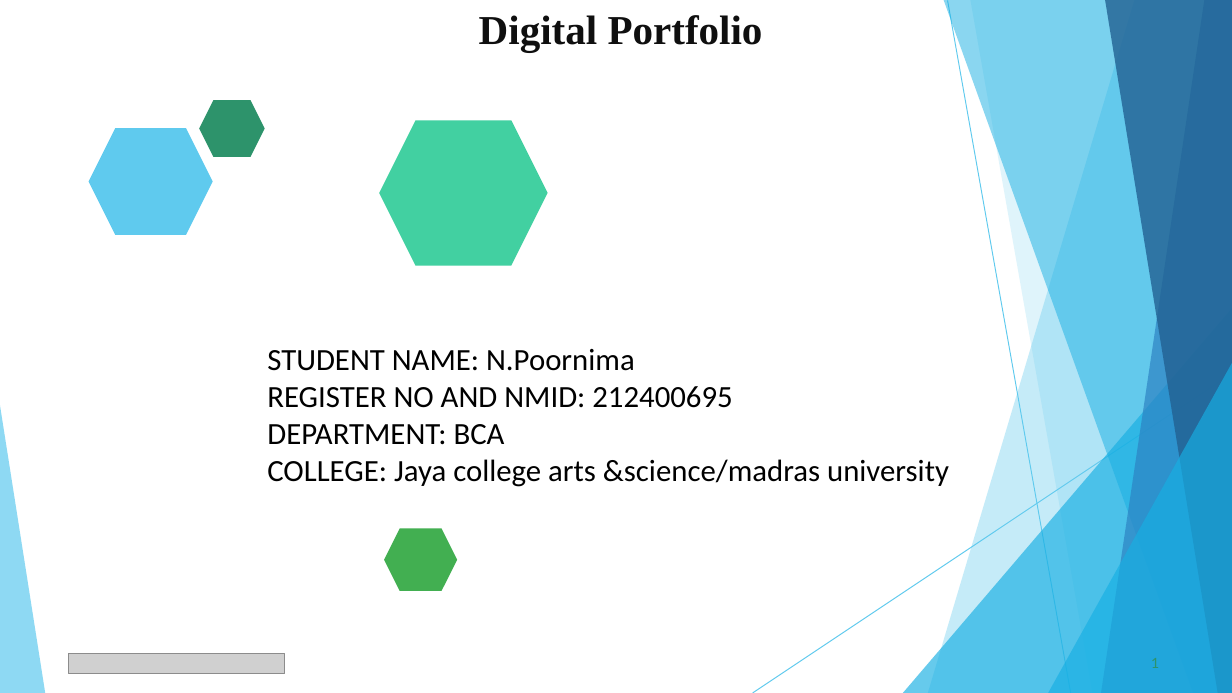
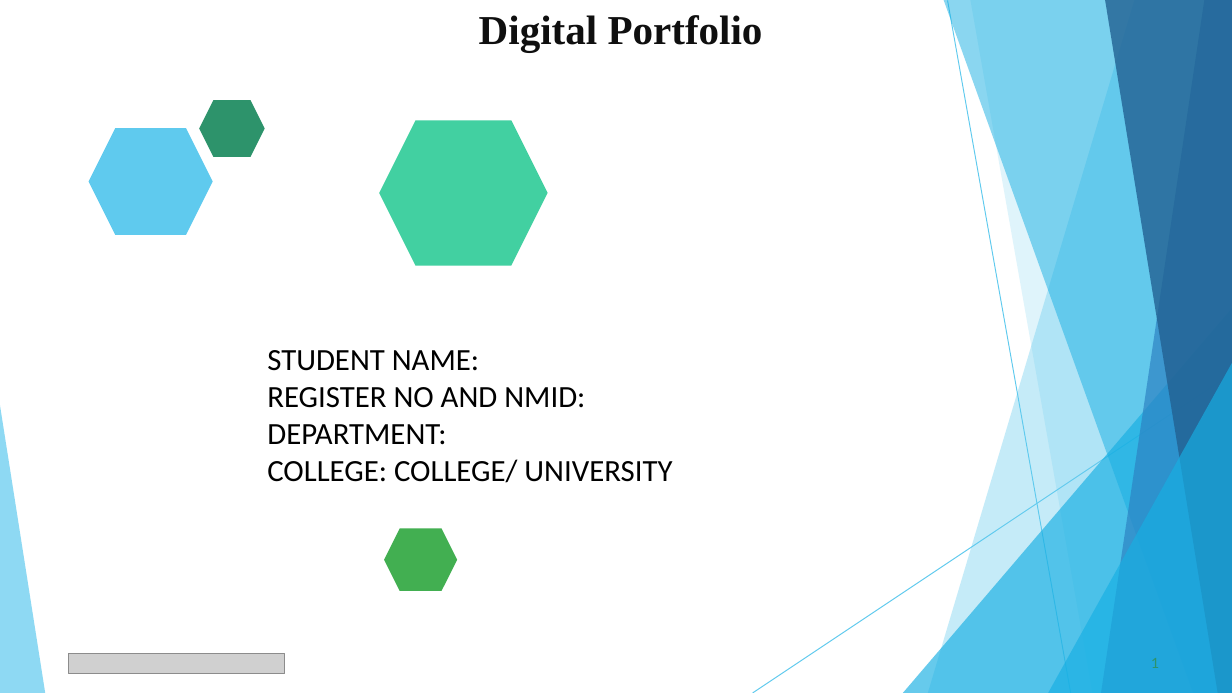
Before and after one commit to poornimanagaraj866-boop/N.-Poornima-, a slide deck: slide 1 of digital portfolio ppt.pptx. Drawn at 1232x693 pixels with LibreOffice and Linux fonts; fonts in the diff are those of the drawing; grey boxes stand for pictures. Boxes give left, top, right and bottom in pixels: in the first picture for what was removed or moved away, otherwise in the second. Text is boxed around its words. In the diff, an @@ line names an element or a change of style, - is before the commit and + after.

Commit message:
Poornima. N

```diff
--- a/digital portfolio ppt.pptx
+++ b/digital portfolio ppt.pptx
@@ text at <box>267,350,672,483</box>: text changed @@
-STUDENT NAME: N.Poornima
-REGISTER NO AND NMID: 212400695
-DEPARTMENT: BCA
-COLLEGE: Jaya college arts &science/madras university
+STUDENT NAME:
+REGISTER NO AND NMID:
+DEPARTMENT:
+COLLEGE: COLLEGE/ UNIVERSITY
```
Also in this commit, not shown: 10 other slides changed.
